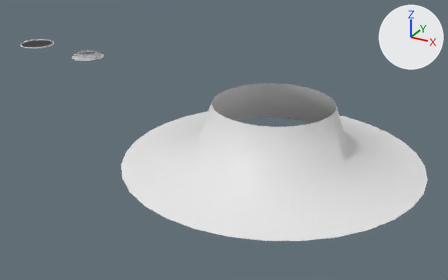
An edit to the Blender file Assets/Models/VFX/VFXModels.blend, drawn before and after from the same camera.
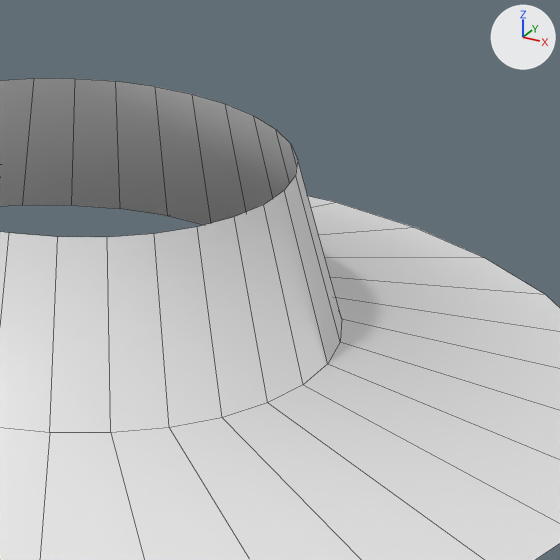
Old and new are each drawn whole from a 50 mm camera at (71.2, -69.1, 25.2) aimed at (33.1, 0.1, -9.4) and again close up on the part from 57% to 91% of the width and 22% to 77% of the height. Arrows for +X, +Y and +Z are at upper right; the lights stay in place. The close-ups show mesh edges as thin lines.

The scene before the commit, as lines of its bpy script (objects in view):
```python
me_cone = bpy.data.meshes.new('Cone')
me_cone.from_pydata(...)  # 96 vertices, 64 faces; spans x -20.0..20.0, y -20.0..20.0, z -8.0..0.0
me_cone.polygons.foreach_set('use_smooth', [True] * 64)
# before: 11 (6.7, 4.4, 0.0) at pixel (290, 143), 13 (7.4, 3.1, 0.0) at pixel (297, 159), 15 (7.8, 1.6, 0.0) at pixel (295, 175), 17 (8.0, 0.0, 0.0) at pixel (284, 190), 19 (7.8, -1.6, 0.0) at pixel (263, 204)
# before: 21 (7.4, -3.1, 0.0) at pixel (234, 216), 23 (6.7, -4.4, 0.0) at pixel (197, 226), 25 (5.7, -5.7, 0.0) at pixel (154, 233)
ob_bighole = bpy.data.objects.new('BigHole', me_cone)
ob_bighole.location = (40.52, 0.0, -2.6)
```
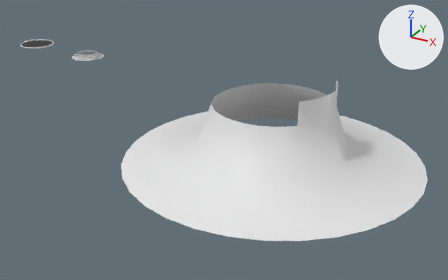
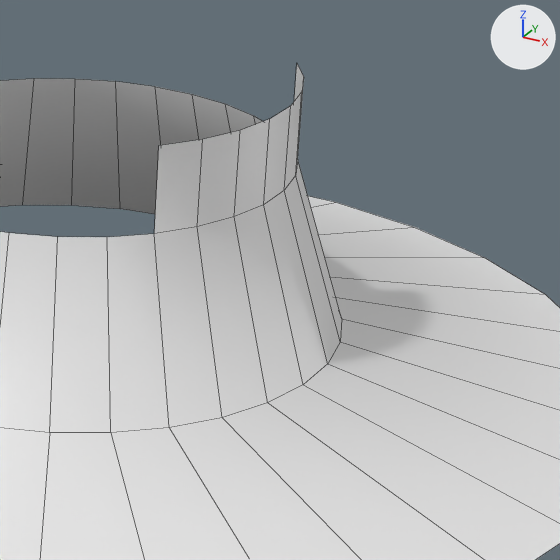
What differs and where, as boxes [x1, y1, x2, y2] in the close-ups (560 x 560 px):
'BigHole', reshaped
    before: [0, 78, 560, 560]
    after: [0, 64, 560, 560]
part 1 of me_cone, added
    after: [154, 64, 304, 234]

What changed in the scene script:
```text
Change me_cone:
    where me_cone.from_pydata(...)  # 96 vertices, 64 faces; spans x -20.0..20.0, y -20.0..20.0, z -8.0..0.0
    used by ob_bighole; location = (40.52, 0.0, -2.6)
    verts and faces of me_cone; kept vertices keep their numbers, new ones are numbered from 96
    me_cone part 1
    add for new, old in zip([*range(96, 104)], [11, 13, 15, 17, 19, 21, 23, 25]): verts[new] = verts[old] + (0.0, 0.0, 3.0)
    add faces += [(15, 17, 99, 98), (21, 23, 102, 101), (11, 13, 97, 96), (17, 19, 100, 99), (23, 25, 103, 102), (13, 15, 98, 97)]
    add faces += [(19, 21, 101, 100)]
```
